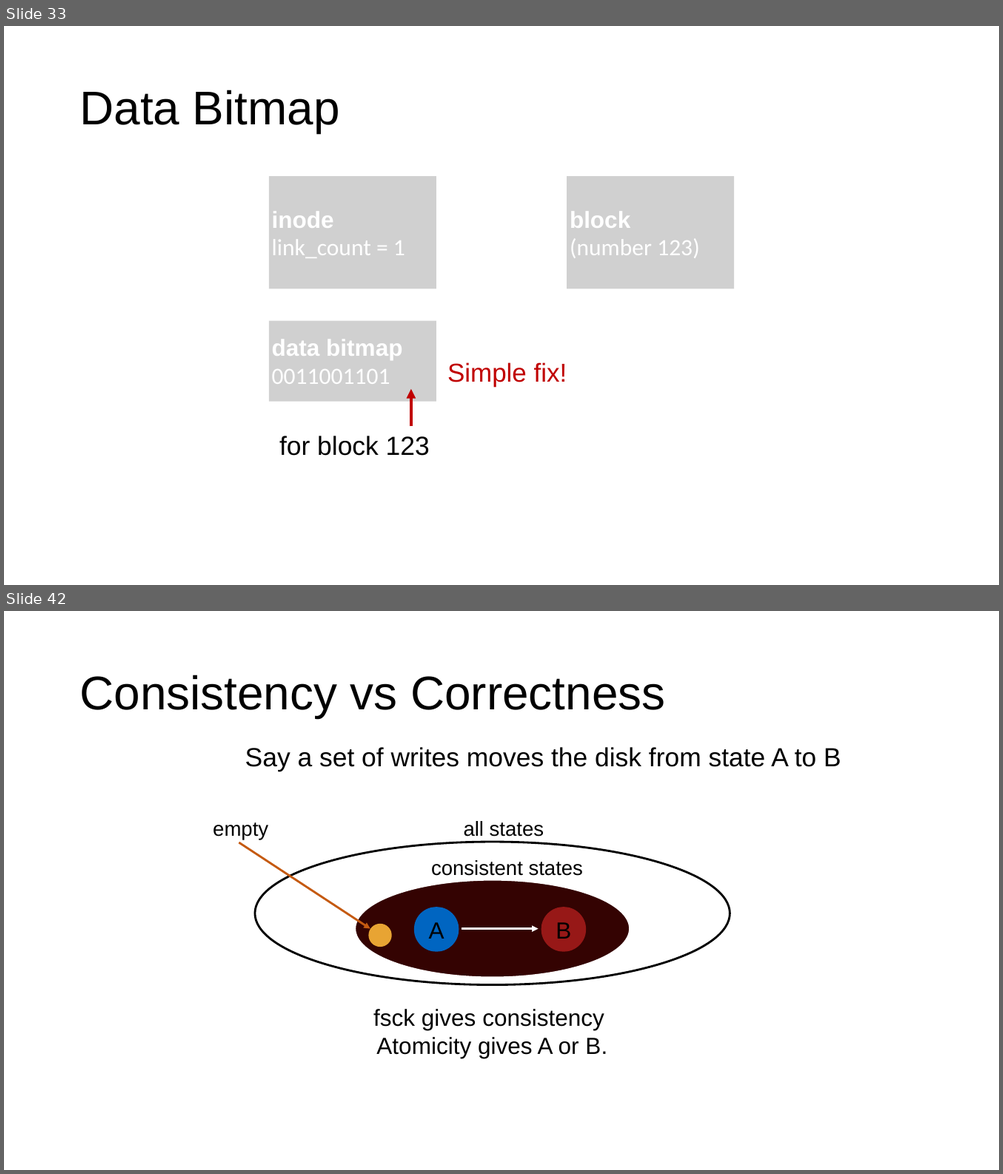
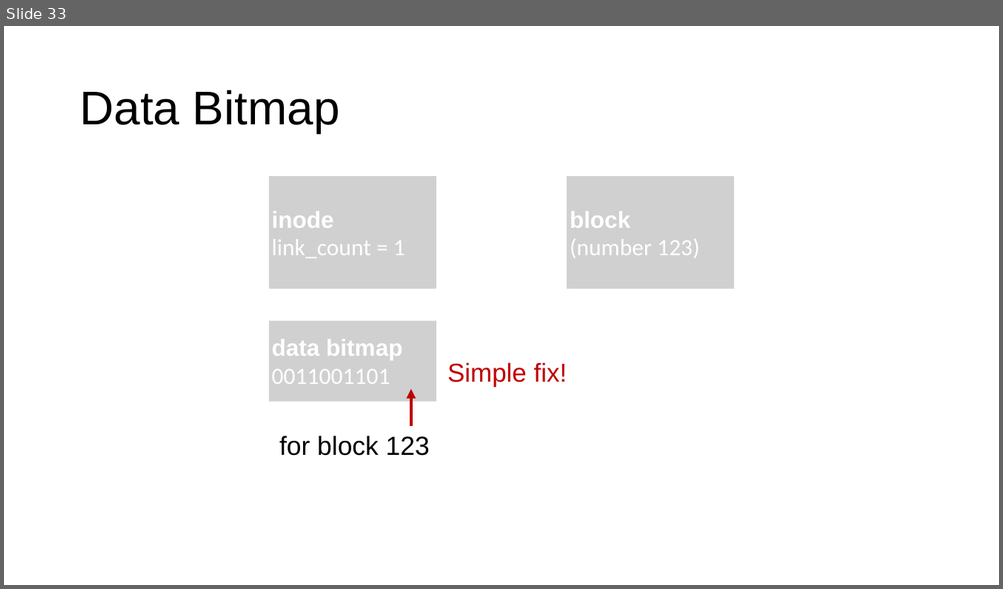
Before and after one commit to ngsrinivas/coursegen, a slide deck: ex/416-F23/staging/416-F23/lectures/12-crash-consistency.pptx. Shown one above the other, each under a label of ours: slides 33 and 42 before the commit, slide 33 after it; the slides between them are not shown. The pictures are 1003x1174 and 1003x589 pixels, drawn with LibreOffice and Linux fonts; fonts in the diff are those of the drawing; grey boxes stand for pictures. Boxes give left, top, right and bottom in pixels: in the first picture for what was removed or moved away, otherwise in the second. Text is boxed around its words. In the diff, an @@ line names an element or a change of style, - is before the commit and + after.

```diff
--- a/ex/416-F23/staging/416-F23/lectures/12-crash-consistency.pptx
+++ b/ex/416-F23/staging/416-F23/lectures/12-crash-consistency.pptx
@@ slide 42 removed at <box>4,611,999,1170</box>, background #FFFFFF @@
@@ title removed at <box>79,675,665,718</box> @@
-Consistency vs Correctness
@@ text removed at <box>245,747,841,772</box> @@
-Say a set of writes moves the disk from state A to B
@@ text removed at <box>213,823,268,840</box> @@
-empty
@@ text removed at <box>464,821,543,837</box> @@
-all states
@@ arrow removed from (239, 843) to (370, 929) @@
@@ freeform shape removed at <box>255,843,729,985</box> @@
@@ text removed at <box>431,860,583,876</box> @@
-consistent states
@@ freeform shape removed at <box>355,880,630,978</box> @@
@@ freeform shape removed at <box>414,907,458,952</box> @@
-A
@@ freeform shape removed at <box>541,907,586,952</box> @@
-B
@@ freeform shape removed at <box>368,923,391,947</box> @@
@@ arrow removed from (462, 929) to (538, 929) @@
@@ text removed at <box>373,1009,607,1059</box> @@
-fsck gives consistency
-Atomicity gives A or B.
```
Also in this commit, not shown: 71 other slides removed, 3 other files.
